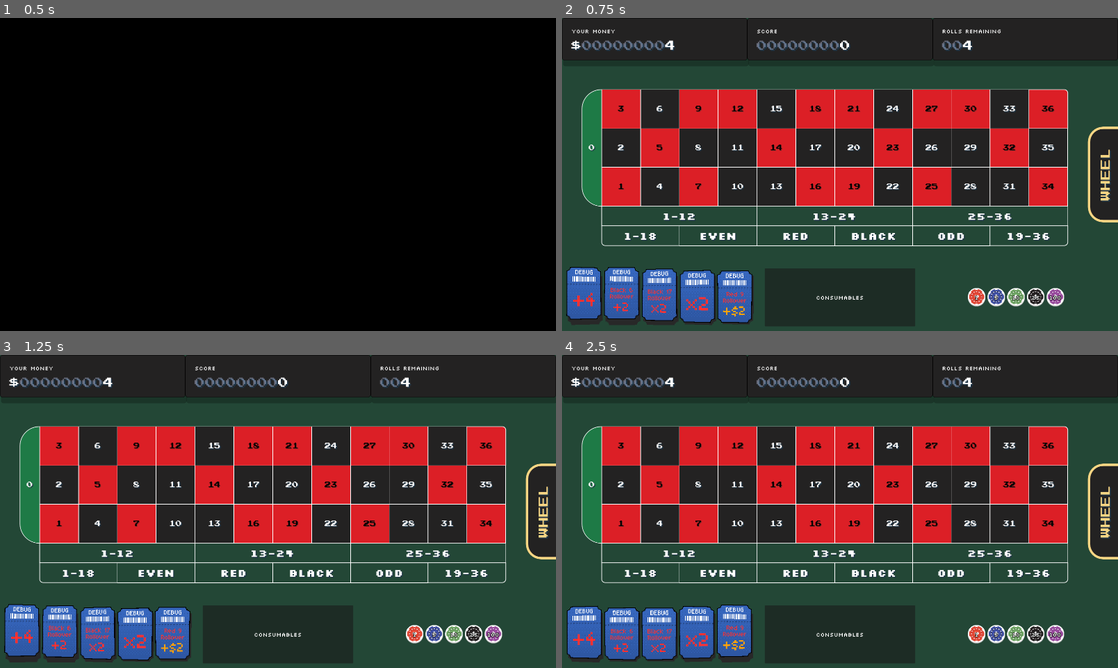
Above: before the commit, frames 1-4 (two rows, left to right).
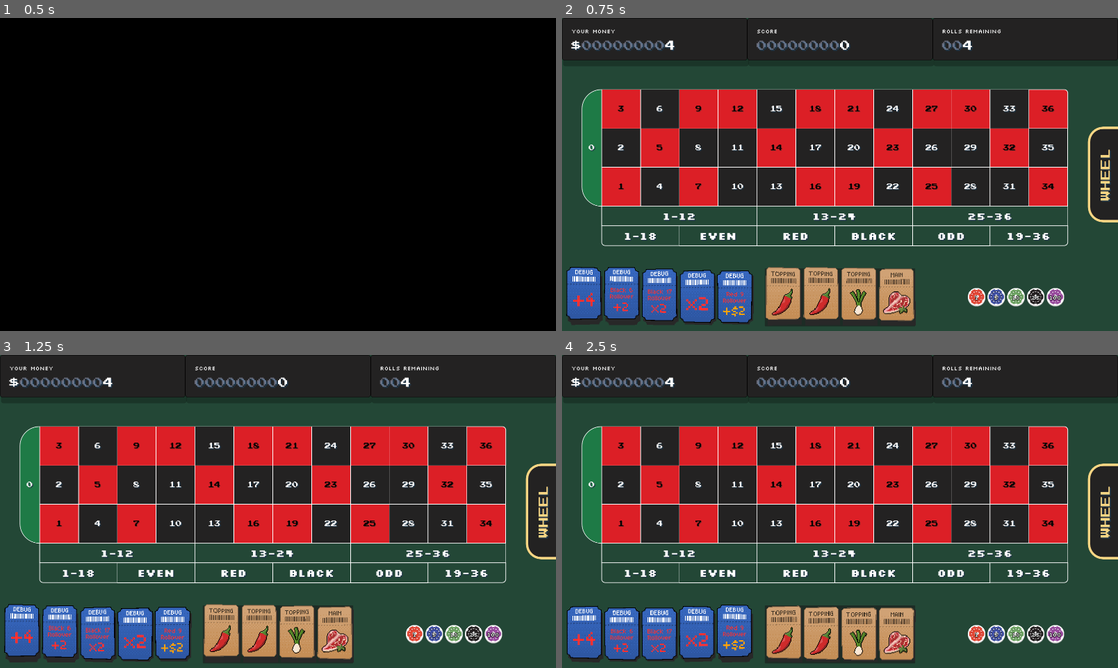
Above: after the commit, the same moments.

Repository: ross-ca/roulette-wheel
Game: Godot game, scene res://scenes/intro/intro.tscn
Same seed, same stepped clock (60 frames per second), same inputs: the game is played once before the commit and once after it. Video files are missing from this copy of the repository; at most half a second of black plays in their place.
Inputs (mouse positions are in pixels of both pictures, inside the frame that each line leads up to):
- Up to frame 1 (0.5 s): no input
- Up to frame 2 (0.75 s): tap Enter at 0.5 s; move the mouse to (962, 158) at 0.52 s; click (962, 158) at 0.67 s
- Up to frame 3 (1.25 s): no input
- Up to frame 4 (2.5 s): click "WHEEL" at 1.25 s; click "TABLE" at 2 s

Frame 1 is identical in both runs. In frame 2, 4.1% of the frame differs, in the area x 36-64%, y 79-99%; in frame 3, 4.2%; in frame 4, 4.2%, in the area x 36-64%, y 80-98%.

Commit message:
Add consumable card functionality (#17)
* Add consumable functionality & colour flip consumables

* Enhance consumable mechanics: support multiple target selection and add ConvertPocketConsumable. Update descriptions and functionality for existing consumables. Modify play logic to handle multiple targets and adjust consumable database.

* Add consumables to shop (may not be final behaviour)

Diff:
--- a/scenes/bet_table/bet_spot.gd
+++ b/scenes/bet_table/bet_spot.gd
@@ -7,6 +7,8 @@
 
 signal chip_dropped(bet: Bet, chip: PlacedChip)
 signal cleared(bet: Bet)
+## The tile was left-clicked, e.g. to pick it as the target of a consumable.
+signal clicked(bet: Bet)
 
 var bet: Bet
 ## False while bets can't change, such as during a spin.
@@ -78,7 +80,11 @@
 
 
 func _gui_input(event: InputEvent) -> void:
-	if editable and event is InputEventMouseButton and event.button_index == MOUSE_BUTTON_RIGHT \
-			and event.pressed:
+	if not (editable and event is InputEventMouseButton and event.pressed):
+		return
+	if event.button_index == MOUSE_BUTTON_RIGHT:
 		cleared.emit(bet)
 		accept_event()
+	elif event.button_index == MOUSE_BUTTON_LEFT:
+		clicked.emit(bet)
+		accept_event()
--- a/scenes/bet_table/bet_table.gd
+++ b/scenes/bet_table/bet_table.gd
@@ -9,6 +9,7 @@
 
 signal chip_dropped(bet: Bet, chip: PlacedChip)
 signal cleared(bet: Bet)
+signal spot_clicked(bet: Bet)
 
 const SPOT_SCENE := preload("res://scenes/bet_table/bet_spot.tscn")
 const COLUMNS := 12
@@ -112,6 +113,7 @@
 	spot.setup(bet)
 	spot.chip_dropped.connect(chip_dropped.emit)
 	spot.cleared.connect(cleared.emit)
+	spot.clicked.connect(spot_clicked.emit)
 	add_child(spot)
 	_spots[bet.key()] = spot
 	_cells.append({"spot": spot, "column": column, "row": row,
--- a/scenes/betting_view/betting_view.gd
+++ b/scenes/betting_view/betting_view.gd
@@ -9,6 +9,10 @@
 signal bet_placed(bet: Bet, chip: PlacedChip)
 signal bet_cleared(bet: Bet)
 signal wheel_requested
+## A table tile was left-clicked (not a chip drop), e.g. to target a consumable.
+signal spot_clicked(bet: Bet)
+signal consumable_clicked(item: Consumable)
+signal consumables_reordered
 
 const CHIP_SCENE := preload("res://scenes/chip/chip.tscn")
 ## Most chips in a row before they wrap onto another. The rows are kept even, so seven chips make
@@ -23,11 +27,35 @@
 @onready var _score: StatDisplay = %ScoreDisplay
 @onready var _table: BetTable = %Table
 @onready var _chips: VBoxContainer = %Chips # one centred HBoxContainer per row of chips
+@onready var _consumables: CardContainer = %Consumables
 
 
 func _ready() -> void:
 	_table.chip_dropped.connect(bet_placed.emit)
 	_table.cleared.connect(bet_cleared.emit)
+	_table.spot_clicked.connect(spot_clicked.emit)
+	_consumables.item_clicked.connect(func(item: Modifier) -> void: consumable_clicked.emit(item))
+	_consumables.order_changed.connect(consumables_reordered.emit)
+
+
+## Shows the consumables the player holds, as cards.
+func show_consumables(items: Array[Consumable]) -> void:
+	_consumables.set_items(items)
+
+
+## The consumables in their on-screen order, after the player has dragged them about.
+func get_consumables() -> Array[Modifier]:
+	return _consumables.get_items()
+
+
+## Raises the card of the consumable waiting for its target. Null puts them all down.
+func select_consumable(item: Consumable) -> void:
+	_consumables.select_item(item)
+
+
+## Dissolves the card of a consumable that's been used. Await it.
+func remove_consumable(item: Consumable) -> void:
+	await _consumables.remove_item(item)
 
 
 func _on_wheel_button_pressed() -> void:
--- a/scenes/betting_view/betting_view.tscn
+++ b/scenes/betting_view/betting_view.tscn
@@ -6,22 +6,14 @@
 [ext_resource type="Resource" uid="uid://desc1cj401ifv" path="res://scenes/bet_table/table_style.tres" id="4_style"]
 [ext_resource type="PackedScene" path="res://scenes/stat_display/stat_display.tscn" id="5_stat"]
 [ext_resource type="PackedScene" path="res://scenes/side_tab/side_tab.tscn" id="6_tab"]
+[ext_resource type="PackedScene" path="res://scenes/card_container/card_container.tscn" id="7_cards"]
 
 [sub_resource type="Theme" id="Theme_view"]
 default_font = ExtResource("2_font")
 default_font_size = 20
 
-[sub_resource type="StyleBoxFlat" id="StyleBoxFlat_i454r"]
+[sub_resource type="StyleBoxFlat" id="StyleBoxFlat_ceuks"]
 bg_color = Color(0.13725491, 0.13333334, 0.13333334, 1)
-border_width_left = 8
-border_width_top = 8
-border_width_bottom = 8
-border_color = Color(0.9764706, 0.8392157, 0.5176471, 1)
-corner_radius_top_left = 52
-corner_radius_bottom_left = 52
-
-[sub_resource type="StyleBoxFlat" id="StyleBoxFlat_ceuks"]
-bg_color = Color(0.18431373, 0.1764706, 0.1764706, 1)
 border_width_left = 8
 border_width_top = 8
 border_width_bottom = 8
@@ -39,6 +31,15 @@
 corner_radius_bottom_left = 52
 
 [sub_resource type="StyleBoxFlat" id="StyleBoxFlat_lxuho"]
+bg_color = Color(0.18431373, 0.1764706, 0.1764706, 1)
+border_width_left = 8
+border_width_top = 8
+border_width_bottom = 8
+border_color = Color(0.9764706, 0.8392157, 0.5176471, 1)
+corner_radius_top_left = 52
+corner_radius_bottom_left = 52
+
+[sub_resource type="StyleBoxFlat" id="StyleBoxFlat_x3spg"]
 bg_color = Color(0.13725491, 0.13333334, 0.13333334, 1)
 border_width_left = 8
 border_width_top = 8
@@ -140,11 +141,11 @@
 custom_minimum_size = Vector2(520, 0)
 layout_mode = 2
 
-[node name="Label" type="Label" parent="Rows/Margin/Body/Bottom/Bowl" unique_id=1069860572]
+[node name="Consumables" parent="Rows/Margin/Body/Bottom/Bowl" unique_id=1069860572 instance=ExtResource("7_cards")]
+unique_name_in_owner = true
 layout_mode = 2
-text = "Consumables"
-horizontal_alignment = 1
-vertical_alignment = 1
+card_scale = 2.5
+separation = 10.0
 
 [node name="Chips" type="VBoxContainer" parent="Rows/Margin/Body/Bottom" unique_id=187652771]
 unique_name_in_owner = true
--- a/scenes/card/card.gd
+++ b/scenes/card/card.gd
@@ -65,6 +65,10 @@
 	set(value):
 		held = value
 		_update_tooltip()
+
+## True while whatever holds the card has it picked, e.g. a consumable waiting for its target. It
+## stays popped up as if hovered.
+var selected := false
 
 ## Scale multiplier at the start of `pulse`.
 @export_range(1.0, 1.5, 0.01) var pulse_peak: float = 1.2
@@ -147,7 +151,7 @@
 func _step_hover_spring(delta: float) -> void:
 	var stiffness := hover_scale_speed * hover_scale_speed
 	var damping := 2.0 * hover_scale_damping * hover_scale_speed
-	var target := 1.0 if _hovered else 0.0
+	var target := 1.0 if _hovered or selected else 0.0
 	_hover_velocity += (stiffness * (target - _hover_amount) - damping * _hover_velocity) * delta
 	_hover_amount += _hover_velocity * delta
 
--- a/scenes/card_container/card_container.gd
+++ b/scenes/card_container/card_container.gd
@@ -9,10 +9,15 @@
 
 ## Emitted after a drag ends with the cards in a different order than they started.
 signal order_changed
+## Emitted when a card is clicked: pressed and released without being dragged out of its slot.
+signal item_clicked(item: Modifier)
 ## Emitted when a card is right-clicked (and none is being dragged). What it means is up to the scene.
 signal item_right_clicked(item: Modifier)
 
 const CARD_SCENE := preload("res://scenes/card/card.tscn")
+
+## How far (pixels) a card can be dragged and still count as a click when it's let go.
+const CLICK_SLOP := 6.0
 
 enum Alignment { BEGIN, CENTER, END }
 
@@ -76,6 +81,13 @@
 			queue_sort()
 			update_minimum_size()
 			return
+
+
+## Marks the card showing `item` as selected (and every other as not). Null clears the selection.
+func select_item(item: Modifier) -> void:
+	for card in _cards():
+		if card is Card:
+			card.selected = card.item == item
 
 
 ## The items of the cards, in their current left-to-right order. Assign it to a typed array
@@ -247,6 +259,8 @@
 	_restore_mouse_filters()
 	if _cards() != _order_at_grab:
 		order_changed.emit()
+	elif card is Card and absf(card.position.x - _targets[card].x) < CLICK_SLOP:
+		item_clicked.emit(card.item)
 
 
 func _restore_mouse_filters() -> void:
--- a/scenes/game/game.gd
+++ b/scenes/game/game.gd
@@ -4,6 +4,7 @@
 const SAVE_PATH := "user://run.tres"
 const STARTING_MONEY := 4
 const TICKET_DATABASE := preload("res://scenes/modifiers/ticket_database.tres")
+const CONSUMABLE_DATABASE := preload("res://scenes/modifiers/consumable_database.tres")
 
 var run: RunState
 ## How the last run ended, for the main menu to show. Empty if no run has ended this session.
@@ -20,6 +21,7 @@
 	run.money = STARTING_MONEY
 	run.pockets = Pocket.european_layout()
 	run.tickets = TICKET_DATABASE.create_starters()
+	run.consumables = CONSUMABLE_DATABASE.create_starters()
 
 
 func has_save() -> bool:
--- a/scenes/game/run_state.gd
+++ b/scenes/game/run_state.gd
@@ -14,6 +14,8 @@
 @export var money: int = 0
 ## Trigger order is array order, left to right.
 @export var tickets: Array[Ticket] = []
+## One-use items the player is holding, used in the play phase.
+@export var consumables: Array[Consumable] = []
 ## The wheel, clockwise from the top.
 @export var pockets: Array[Pocket] = []
 ## Upcoming steps; index 0 is next.
--- /dev/null
+++ b/scenes/modifiers/consumable_database.gd
@@ -0,0 +1,36 @@
+class_name ConsumableDatabase
+extends Resource
+## Every consumable the game knows about, and the ones a new run starts with. Edit
+## consumable_database.tres in the inspector: drag consumable .tres files into `consumables`, then
+## into `starter_consumables` (the same one can be listed more than once). Entries are templates, so
+## hand out copies with `create()`.
+
+## Every consumable that can appear in a run (shop stock, rewards, starters).
+@export var consumables: Array[Consumable] = []
+## What a new run starts with, in order.
+@export var starter_consumables: Array[Consumable] = []
+
+
+## A template picked from `consumables` by the cascading rarity roll on `rng` (use `create()` with
+## its `id` for a copy to hand out), skipping any whose id is in `exclude`. Null if none are left.
+func roll(rng: RandomNumberGenerator, exclude: Array[Consumable] = []) -> Consumable:
+	var excluded_ids := exclude.map(func(item: Consumable) -> StringName: return item.id)
+	var candidates := consumables.filter(func(item: Consumable) -> bool: return not excluded_ids.has(item.id))
+	return Rarity.roll(rng, candidates) as Consumable
+
+
+## A fresh copy of the consumable with this `id`, or null if there isn't one.
+func create(id: StringName) -> Consumable:
+	for item in consumables:
+		if item.id == id:
+			return item.duplicate(true)
+	push_error("No consumable with id '%s' in the consumable database." % id)
+	return null
+
+
+## Fresh copies of the starter consumables.
+func create_starters() -> Array[Consumable]:
+	var result: Array[Consumable] = []
+	for item in starter_consumables:
+		result.append(item.duplicate(true))
+	return result
--- /dev/null
+++ b/scenes/modifiers/consumable_database.tres
@@ -0,0 +1,12 @@
+[gd_resource type="Resource" script_class="ConsumableDatabase" format=3 uid="uid://fuktre8f0ryg"]
+
+[ext_resource type="Script" uid="uid://dnjmlwk2r2e2m" path="res://scenes/modifiers/consumable_database.gd" id="1_script"]
+[ext_resource type="Script" uid="uid://sans47dkpc0" path="res://scenes/modifiers/consumables/consumable.gd" id="2_consumable"]
+[ext_resource type="Resource" uid="uid://cd317t8dei0cq" path="res://scenes/modifiers/consumables/instances/green_flip.tres" id="3_7b25n"]
+[ext_resource type="Resource" uid="uid://blnscb7u8wpex" path="res://scenes/modifiers/consumables/instances/colour_flip.tres" id="3_flip"]
+[ext_resource type="Resource" path="res://scenes/modifiers/consumables/instances/convert_pocket.tres" id="4_convert"]
+
+[resource]
+script = ExtResource("1_script")
+consumables = Array[ExtResource("2_consumable")]([ExtResource("3_flip"), ExtResource("3_7b25n"), ExtResource("4_convert")])
+starter_consumables = Array[ExtResource("2_consumable")]([ExtResource("3_flip"), ExtResource("3_flip"), ExtResource("3_7b25n"), ExtResource("4_convert")])
--- /dev/null
+++ b/scenes/modifiers/consumables/colour_flip_consumable.gd
@@ -0,0 +1,16 @@
+class_name ColourFlipConsumable
+extends Consumable
+## Flips one pocket between red and black. Green pockets can't be flipped.
+
+
+func get_description() -> String:
+	return "Pick a number on the table. Its pocket turns black if it's red, and red if it's black."
+
+
+func can_target(_run: RunState, pocket: Pocket, _picked: Array[Pocket]) -> bool:
+	return pocket.colour == "red" or pocket.colour == "black"
+
+
+func use(_run: RunState, pockets: Array[Pocket]) -> void:
+	var pocket := pockets[0]
+	pocket.colour = "black" if pocket.colour == "red" else "red"
--- /dev/null
+++ b/scenes/modifiers/consumables/consumable.gd
@@ -0,0 +1,33 @@
+class_name Consumable
+extends Modifier
+## A one-use item the player holds in `RunState.consumables`. It extends Modifier so a Card and its
+## tooltip can show it like a ticket, but it isn't in `Modifiers.active()`: it does nothing until the
+## player picks it, then its targets, in the play phase. Using one removes it from the run.
+##
+## Consumables change the wheel, so the targets are pockets (picked by clicking their numbers on the
+## table, in order). Most need one; `target_count` says how many.
+
+## Stable name used to look the consumable up.
+@export var id: StringName = &""
+@export var price: int = 3
+
+
+func get_kind_name() -> String:
+	return "Consumable"
+
+
+## How many pockets the player picks before `use` runs.
+func target_count() -> int:
+	return 1
+
+
+## Whether `pocket` is a valid next pick right now, given the pockets already `picked` for this use.
+func can_target(_run: RunState, _pocket: Pocket, _picked: Array[Pocket]) -> bool:
+	return false
+
+
+## Applies the effect to `pockets`, in the order they were picked. Only called once `target_count`
+## pockets have been accepted by `can_target`. Changing a pocket is enough for the table and wheel to
+## update: the wheel redraws on `changed`, and the play phase refreshes the table.
+func use(_run: RunState, _pockets: Array[Pocket]) -> void:
+	pass
--- /dev/null
+++ b/scenes/modifiers/consumables/convert_pocket_consumable.gd
@@ -0,0 +1,25 @@
+class_name ConvertPocketConsumable
+extends Consumable
+## Picks two pockets and turns the first into a copy of the second. The first number leaves the
+## wheel (bets on it can no longer win) and the second now appears twice.
+
+
+func get_description() -> String:
+	return "Pick two numbers on the table. The first becomes a copy of the second."
+
+
+func target_count() -> int:
+	return 2
+
+
+func can_target(_run: RunState, pocket: Pocket, picked: Array[Pocket]) -> bool:
+	# The second pick has to differ from the first, or there'd be nothing to convert.
+	return picked.is_empty() or pocket.number != picked[0].number
+
+
+func use(_run: RunState, pockets: Array[Pocket]) -> void:
+	var from := pockets[0]
+	var to := pockets[1]
+	from.weight = to.weight
+	from.colour = to.colour
+	from.number = to.number
--- /dev/null
+++ b/scenes/modifiers/consumables/green_flip_consumable.gd
@@ -0,0 +1,15 @@
+class_name GreenFlipConsumable
+extends Consumable
+## Turns one red or black pocket green.
+
+
+func get_description() -> String:
+	return "Pick a number on the table. Set it's colour to green."
+
+
+func can_target(_run: RunState, pocket: Pocket, _picked: Array[Pocket]) -> bool:
+	return pocket.colour == "red" or pocket.colour == "black"
+
+
+func use(_run: RunState, pockets: Array[Pocket]) -> void:
+	pockets[0].colour = "green"
--- /dev/null
+++ b/scenes/modifiers/consumables/instances/colour_flip.tres
@@ -0,0 +1,10 @@
+[gd_resource type="Resource" script_class="ColourFlipConsumable" format=3 uid="uid://blnscb7u8wpex"]
+
+[ext_resource type="Script" uid="uid://b7vn1clb80rqi" path="res://scenes/modifiers/consumables/colour_flip_consumable.gd" id="1_script"]
+[ext_resource type="Texture2D" uid="uid://dpr3hqnmupi0b" path="res://assets/textures/consumables/chilli.png" id="1_ydhkd"]
+
+[resource]
+script = ExtResource("1_script")
+id = &"colour_flip"
+display_name = "Colour Flip"
+icon = ExtResource("1_ydhkd")
--- /dev/null
+++ b/scenes/modifiers/consumables/instances/convert_pocket.tres
@@ -0,0 +1,10 @@
+[gd_resource type="Resource" script_class="ConvertPocketConsumable" format=3 uid="uid://w8lvo2gxwsbe"]
+
+[ext_resource type="Texture2D" uid="uid://3i6rfi370dw7" path="res://assets/textures/consumables/beef.png" id="1_2i4yi"]
+[ext_resource type="Script" uid="uid://bsvdgxrnjj5rd" path="res://scenes/modifiers/consumables/convert_pocket_consumable.gd" id="1_convert"]
+
+[resource]
+script = ExtResource("1_convert")
+id = &"convert_pocket"
+display_name = "Convert Pocket"
+icon = ExtResource("1_2i4yi")
--- /dev/null
+++ b/scenes/modifiers/consumables/instances/green_flip.tres
@@ -0,0 +1,11 @@
+[gd_resource type="Resource" script_class="GreenFlipConsumable" format=3 uid="uid://cd317t8dei0cq"]
+
+[ext_resource type="Script" uid="uid://07bmblgl7ujf" path="res://scenes/modifiers/consumables/green_flip_consumable.gd" id="1_5r5kc"]
+[ext_resource type="Texture2D" uid="uid://76xnlea5ohyg" path="res://assets/textures/consumables/springOnion.png" id="1_rs3e1"]
+
+[resource]
+script = ExtResource("1_5r5kc")
+id = &"green_flip"
+display_name = "Green Flip"
+icon = ExtResource("1_rs3e1")
+metadata/_custom_type_script = "uid://07bmblgl7ujf"
--- a/scenes/play/play.gd
+++ b/scenes/play/play.gd
@@ -35,6 +35,9 @@
 var _view_position := 0.0
 var _slide: Tween
 var _selling := false # a ticket's card is dissolving
+var _selected: Consumable # picked, waiting for the player to pick its targets on the table
+var _picked: Array[Pocket] = [] # the targets chosen so far for _selected
+var _using := false # a used consumable's card is dissolving
 
 @onready var _wheel := $SubViewport/RouletteWheel
 @onready var _views: Control = $Views
@@ -96,6 +99,10 @@
 
 	_betting.set_chip_values(CHIP_VALUES)
 	_betting.show_pockets(_run.pockets)
+	_betting.show_consumables(_run.consumables)
+	_betting.consumable_clicked.connect(_on_consumable_clicked)
+	_betting.consumables_reordered.connect(_on_consumables_reordered)
+	_betting.spot_clicked.connect(_on_spot_clicked)
 	_wheel_view.show_pockets(_run.pockets)
 	_show_round()
 	_show_bets()
@@ -107,6 +114,57 @@
 
 func _process(_delta: float) -> void:
 	_place_views()
+
+
+# Clicking a consumable picks it (or puts it down again); the next valid tile clicked is its target.
+func _on_consumable_clicked(item: Consumable) -> void:
+	if _state != State.WAITING or _using:
+		return
+	_selected = null if _selected == item else item
+	_picked.clear()
+	_betting.select_consumable(_selected)
+
+
+func _on_consumables_reordered() -> void:
+	_run.consumables.assign(_betting.get_consumables())
+	Game.save_run()
+
+
+# Only number tiles are targets for now, as they stand for one pocket each. A consumable that
+# can't use the pocket leaves itself selected.
+func _on_spot_clicked(bet: Bet) -> void:
+	if _selected == null or _state != State.WAITING or _using or not bet is NumberBet:
+		return
+	var pocket := _find_pocket(bet.number)
+	if pocket == null or not _selected.can_target(_run, pocket, _picked):
+		return
+	_picked.append(pocket)
+	if _picked.size() < _selected.target_count():
+		return # waiting for the rest of its targets
+	_using = true
+	var item := _selected
+	var pockets := _picked.duplicate()
+	_selected = null
+	_picked.clear()
+	_betting.select_consumable(null)
+	item.use(_run, pockets)
+	Modifiers.notify(_run, &"consumable_used", [item, pockets])
+	_run.consumables.erase(item)
+	# The wheel redraws itself as the pocket changes; the table and the rows' badges need telling.
+	_betting.show_pockets(_run.pockets)
+	_wheel_view.show_pockets(_run.pockets)
+	if not _run.current_round.bets.is_empty():
+		_wheel_view.show_bets(_run.current_round.bets)
+	Game.save_run()
+	await _betting.remove_consumable(item)
+	_using = false
+
+
+func _find_pocket(number: int) -> Pocket:
+	for pocket in _run.pockets:
+		if pocket.number == number:
+			return pocket
+	return null
 
 
 func _on_wheel_requested() -> void:
@@ -173,10 +231,13 @@
 
 
 func _on_spin_requested() -> void:
-	if _state != State.WAITING or _selling or _run.current_round.bets.is_empty():
+	if _state != State.WAITING or _selling or _using or _run.current_round.bets.is_empty():
 		return
 	_state = State.SPINNING
-	_spin = SpinContext.new(_run.current_round.bets)
+	_selected = null
+	_picked.clear()
+	_betting.select_consumable(null)
+	_spin =SpinContext.new(_run.current_round.bets)
 	_betting.set_editable(false)
 	_wheel_view.set_spinning(true)
 	_ticks_this_spin = 0
--- a/scenes/run/steps/shop_step.gd
+++ b/scenes/run/steps/shop_step.gd
@@ -3,13 +3,15 @@
 ## A visit to the shop between rounds.
 
 ## How many tickets the shop offers.
-const SLOTS := 5
+const SLOTS := 3
+## How many consumables the shop offers, after the tickets.
+const CONSUMABLE_SLOTS := 2
 ## What a reroll costs before modifiers change it. Placeholder: 0 makes rerolls free.
 const REROLL_COST := 0
 
-## What the shop is offering, in slot order. Kept on the step so it's saved with the run: leaving
-## and resuming the shop shows the same stock instead of rolling it again.
-@export var stock: Array[Ticket] = []
+## What the shop is offering, in slot order: the tickets, then the consumables. Kept on the step so
+## it's saved with the run: leaving and resuming the shop shows the same stock instead of rolling it again.
+@export var stock: Array[Modifier] = []
 ## True once the stock has been rolled, so a shop that sells out isn't restocked on a reload.
 @export var stocked := false
 
@@ -19,21 +21,33 @@
 	phase_scene = load("res://scenes/shop/shop.tscn")
 
 
-## Rolls the stock from `database` by rarity, one ticket per slot and no ticket twice, using the run's
-## RNG. Does nothing if it's already been rolled. The database may have fewer tickets than slots.
-func stock_up(run: RunState, database: TicketDatabase) -> void:
+## Rolls the stock by rarity, one item per slot and none twice, using the run's RNG: tickets from
+## `tickets`, then consumables from `consumables`. Does nothing if it's already been rolled. A database
+## may have fewer items than slots.
+func stock_up(run: RunState, tickets: TicketDatabase, consumables: ConsumableDatabase) -> void:
 	if stocked:
 		return
+	var rolled_tickets: Array[Ticket] = []
 	for i in SLOTS:
-		var template := database.roll(run.rng, stock)
+		var template := tickets.roll(run.rng, rolled_tickets)
 		if template == null:
 			break
-		stock.append(database.create(template.id))
+		var ticket := tickets.create(template.id)
+		rolled_tickets.append(ticket)
+		stock.append(ticket)
+	var rolled_consumables: Array[Consumable] = []
+	for i in CONSUMABLE_SLOTS:
+		var template := consumables.roll(run.rng, rolled_consumables)
+		if template == null:
+			break
+		var consumable := consumables.create(template.id)
+		rolled_consumables.append(consumable)
+		stock.append(consumable)
 	stocked = true
 
 
 ## Throws the stock away and rolls it again.
-func reroll(run: RunState, database: TicketDatabase) -> void:
+func reroll(run: RunState, tickets: TicketDatabase, consumables: ConsumableDatabase) -> void:
 	stock.clear()
 	stocked = false
-	stock_up(run, database)
+	stock_up(run, tickets, consumables)
--- a/scenes/shop/shop.gd
+++ b/scenes/shop/shop.gd
@@ -29,7 +29,7 @@
 		_run.current_step = _step
 
 	if not _step.stocked:
-		_step.stock_up(_run, Game.TICKET_DATABASE)
+		_step.stock_up(_run, Game.TICKET_DATABASE, Game.CONSUMABLE_DATABASE)
 		Game.save_run()
 	_stock.set_items(_step.stock)
 	_refresh()
@@ -55,7 +55,7 @@
 	if _run.money < cost:
 		return
 	_run.money -= cost
-	_step.reroll(_run, Game.TICKET_DATABASE)
+	_step.reroll(_run, Game.TICKET_DATABASE, Game.CONSUMABLE_DATABASE)
 	_stock.set_items(_step.stock)
 	Game.save_run()
 	_refresh()
Binary file added: assets/textures/consumables/beef.png
Not shown, added: assets/textures/consumables/beef.png.import
Binary file added: assets/textures/consumables/chilli.png
Not shown, added: assets/textures/consumables/chilli.png.import
Binary file added: assets/textures/consumables/springOnion.png
Not shown, added: assets/textures/consumables/springOnion.png.import
Not shown: 2 places in scenes/betting_view/betting_view.tscn that only renumber resources
Not shown, added: scenes/modifiers/consumable_database.gd.uid
Not shown, added: scenes/modifiers/consumables/colour_flip_consumable.gd.uid
Not shown, added: scenes/modifiers/consumables/consumable.gd.uid
Not shown, added: scenes/modifiers/consumables/convert_pocket_consumable.gd.uid
Not shown, added: scenes/modifiers/consumables/green_flip_consumable.gd.uid
(and 2 more such lines)
